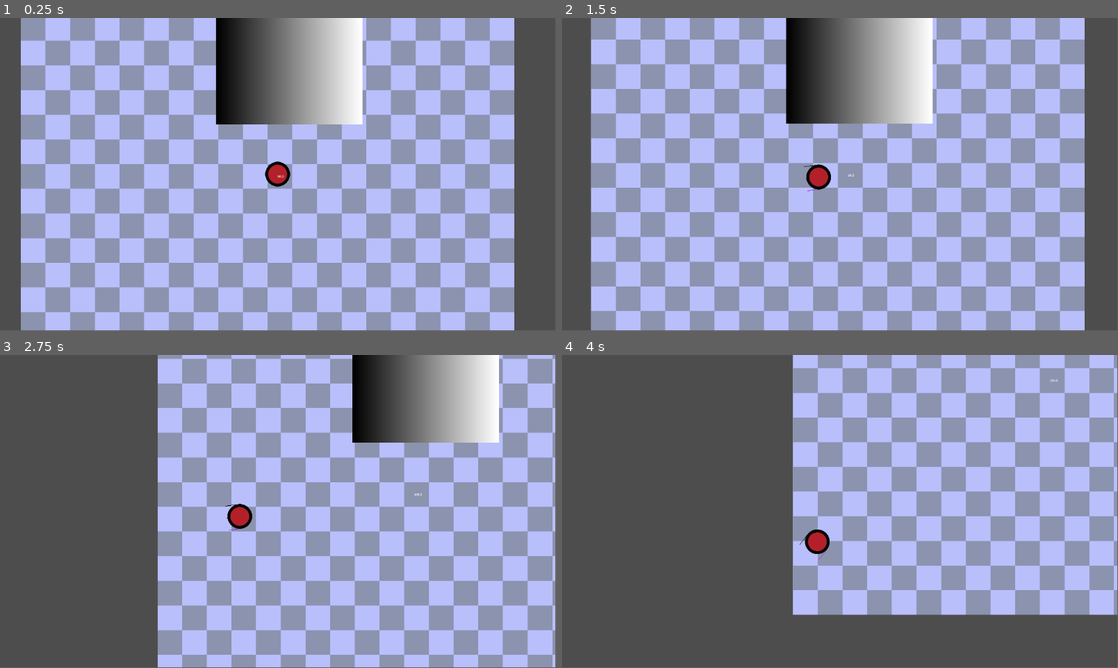
Above: before the commit, frames 1-4 (two rows, left to right).
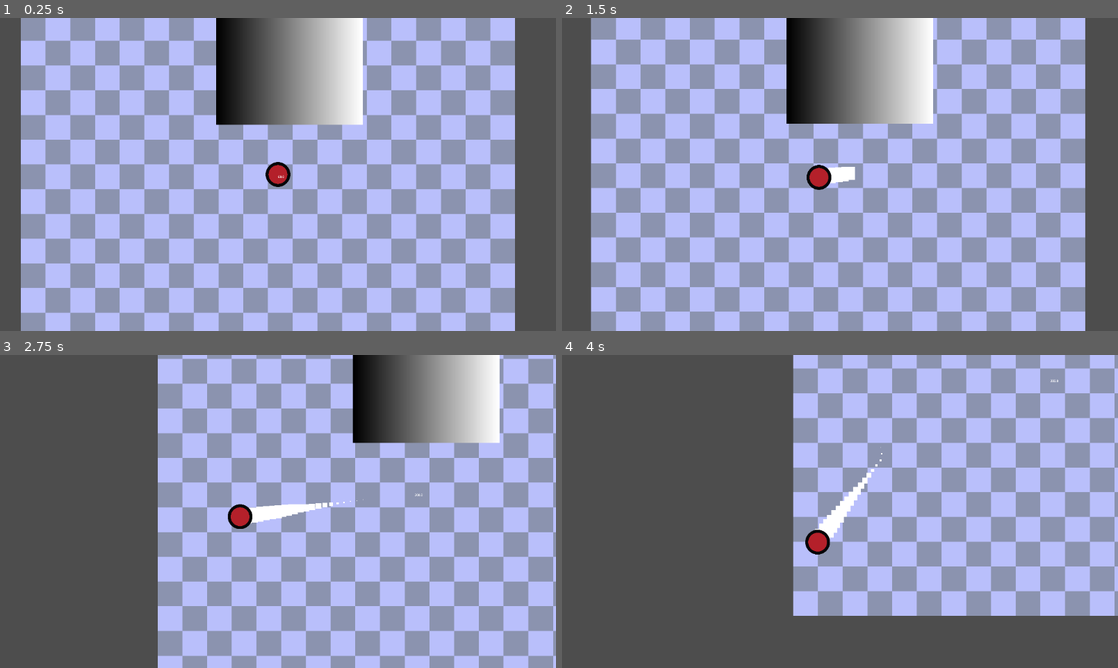
Above: after the commit, the same moments.

Repository: Iviv122/speed-demon
Game: Godot game, scene res://scenes/test.tscn
Same seed, same stepped clock (60 frames per second), same inputs: the game is played once before the commit and once after it.
Inputs (mouse positions are in pixels of both pictures, inside the frame that each line leads up to):
- Up to frame 1 (0.25 s): no input
- Up to frame 2 (1.5 s): tap Enter at 0.5 s; move the mouse to (962, 158) at 0.52 s; press the mouse at (962, 158) at 0.53 s; hold Right 0.53-1.28 s; tap Space at 1.25 s; move the mouse to (728, 190) at 1.27 s; release the mouse at (728, 190) at 1.28 s; hold Down from 1.28 s (still down); click (728, 190) at 1.35 s
- Up to frame 3 (2.75 s): move the mouse to (333, 442) at 2.02 s; release Down at 2.03 s; press the mouse at (333, 442) at 2.03 s; hold Right from 2.03 s (still down); tap Alt at 2.1 s
- Up to frame 4 (4 s): move the mouse to (812, 574) at 2.77 s; release Right at 2.78 s; release the mouse at (812, 574) at 2.78 s; hold Up 2.78-3.53 s; tap Shift at 2.85 s; click (812, 574) at 3.05 s; move the mouse to (1006, 558) at 3.52 s; press the mouse at (1006, 558) at 3.53 s; hold Left from 3.53 s (still down)
In our replay, the window is 799x449 before the commit and 800x450 after it. These sizes can differ from the game's own. Grey fills any space a smaller window leaves; there, only what the larger window draws over its background counts as a difference.

The runs differ from the first frame. In frame 1, 3.3% of the frame differs, in the area x 3-93%, y 0-100%; in frame 2, 3.7%; in frame 3, 4.3%, in the area x 0-100%, y 0-100%; in frame 4, 3.5%.

Commit message:
trail, sadly, regret from two button gameplay

Diff:
--- /dev/null
+++ b/assets/trail.tscn
@@ -0,0 +1,22 @@
+[gd_scene format=3 uid="uid://dicbos1j4vw7u"]
+
+[ext_resource type="Texture2D" uid="uid://7xnf8qmw05b7" path="res://raw_assets/sprites/square.png" id="1_1ydho"]
+
+[sub_resource type="Curve" id="Curve_1ydho"]
+_data = [Vector2(0, 1), 0.0, 0.0, 0, 0, Vector2(1, 0), 0.0, 0.0, 0, 0]
+point_count = 2
+
+[sub_resource type="CurveTexture" id="CurveTexture_btfx8"]
+curve = SubResource("Curve_1ydho")
+
+[sub_resource type="ParticleProcessMaterial" id="ParticleProcessMaterial_btfx8"]
+gravity = Vector3(0, 0, 0)
+scale_min = 0.29999998
+scale_max = 0.29999998
+scale_curve = SubResource("CurveTexture_btfx8")
+
+[node name="Trail" type="GPUParticles2D" unique_id=379838340]
+amount = 24
+texture = ExtResource("1_1ydho")
+lifetime = 0.7
+process_material = SubResource("ParticleProcessMaterial_btfx8")
--- a/objects/player/player_movement.gd
+++ b/objects/player/player_movement.gd
@@ -4,27 +4,41 @@
 @export var speed : float = 450
 @export var player_radius : float = 63
 
+signal died()
 
 var direction : Vector2 = Vector2(0,0)
 var pressed : bool = false
+
+
 var line : Line2D
 
 func _ready():
 	Engine.time_scale = 1
 
 func _input(event):
-	if event.is_action_pressed('m1'):
+
+	if event.is_action_pressed('m1') && !pressed:
+		start_slowmo()
 		pressed = true
-		Engine.time_scale = 0.3
 
-	if event.is_action_released("m1"):
-		direction = (get_global_mouse_position() - global_position).normalized()
+	if event.is_action_released("m1") && pressed:
+		redirect()
 		pressed = false
-		Engine.time_scale = 1
+		end_slowmo()
 
 
+func redirect() -> void:
+	direction = (get_global_mouse_position() - global_position).normalized()
+
+func start_slowmo() -> void:
+	Engine.time_scale = 0.3
+
+func end_slowmo() -> void:
+	Engine.time_scale = 1
+
 func die() -> void:
-	Engine.time_scale = 1
+	end_slowmo()
+	died.emit()
 
 func is_collide() -> void:
 	var space_state = get_world_2d().direct_space_state
@@ -68,26 +82,25 @@
 	is_collide()
 	velocity = direction*speed
 	move_and_slide()
-	queue_redraw()
 
-func _draw():
-	var ray_length = player_radius*1.1
-	var dir = direction.normalized()
+#func _draw():
+#	var ray_length = player_radius*1.1
+#	var dir = direction.normalized()
 
-	var perp = Vector2(-dir.y, dir.x)
+#	var perp = Vector2(-dir.y, dir.x)
 
-	draw_line(
-		Vector2.ZERO,
-		dir * ray_length,
-		Color.RED
-	)
-	draw_line(
-		Vector2.ZERO + perp * player_radius,
-		Vector2.ZERO + perp * player_radius + dir * ray_length,
-		Color.BLACK
-	)
-	draw_line(
-		Vector2.ZERO - perp * player_radius,
-		Vector2.ZERO - perp * player_radius + dir * ray_length,
-		Color.PURPLE
-	)
+#	draw_line(
+#		Vector2.ZERO,
+#		dir * ray_length,
+#		Color.RED
+#	)
+#	draw_line(
+#		Vector2.ZERO + perp * player_radius,
+#		Vector2.ZERO + perp * player_radius + dir * ray_length,
+#		Color.BLACK
+#	)
+#	draw_line(
+#		Vector2.ZERO - perp * player_radius,
+#		Vector2.ZERO - perp * player_radius + dir * ray_length,
+#		Color.PURPLE
+#	)
--- /dev/null
+++ b/objects/player/slowmo_meter.gd
@@ -0,0 +1,2 @@
+extends ProgressBar
+class_name SlowmoMeter
--- a/project.godot
+++ b/project.godot
@@ -18,6 +18,11 @@
 [debug]
 
 settings/stdout/print_fps=true
+
+[display]
+
+window/size/mode=3
+window/stretch/mode="viewport"
 
 [editor]
 
@@ -54,6 +59,11 @@
 "events": [Object(InputEventMouseButton,"resource_local_to_scene":false,"resource_name":"","device":-1,"window_id":0,"a …(253 unchanged characters)…
 ]
 }
+m2={
+"deadzone": 0.2,
+"events": [Object(InputEventMouseButton,"resource_local_to_scene":false,"resource_name":"","device":-1,"window_id":0,"alt_pressed":false,"shift_pressed":false,"ctrl_pressed":false,"meta_pressed":false,"button_mask":0,"position":Vector2(0, 0),"global_position":Vector2(0, 0),"factor":1.0,"button_index":2,"canceled":false,"pressed":false,"double_click":false,"script":null)
+]
+}
 
 [physics]
 
@@ -62,3 +72,4 @@
 [rendering]
 
 rendering_device/driver.windows="d3d12"
+textures/default_filters/anisotropic_filtering_level=0
--- a/scenes/test.tscn
+++ b/scenes/test.tscn
@@ -5,6 +5,7 @@
 [ext_resource type="Script" uid="uid://c722fksxqbexu" path="res://objects/player/player_movement.gd" id="2_iyx0m"]
 [ext_resource type="Script" uid="uid://b0cu5aqopu7qr" path="res://objects/ui/fpscounter.gd" id="4_74lek"]
 [ext_resource type="Script" uid="uid://wkuhl2e5xc" path="res://objects/camera/cam_follow.gd" id="4_j5jx5"]
+[ext_resource type="PackedScene" uid="uid://dicbos1j4vw7u" path="res://assets/trail.tscn" id="4_lpvoh"]
 
 [sub_resource type="CircleShape2D" id="CircleShape2D_bl13t"]
 radius = 63.0
@@ -30,6 +31,8 @@
 script = ExtResource("2_iyx0m")
 speed = 1000.0
 metadata/_custom_type_script = "uid://c722fksxqbexu"
+
+[node name="Trail" parent="Player" unique_id=379838340 instance=ExtResource("4_lpvoh")]
 
 [node name="Sprite2D" type="Sprite2D" parent="Player" unique_id=1958564198]
 texture = ExtResource("1_errlg")
@@ -59,3 +62,7 @@
 [node name="Sprite2D" type="Sprite2D" parent="StaticBody2D" unique_id=970807906]
 scale = Vector2(11.875, 9.5625)
 texture = SubResource("GradientTexture2D_lpvoh")
+
+[node name="TextureProgressBar" type="TextureProgressBar" parent="." unique_id=243650465]
+offset_right = 40.0
+offset_bottom = 40.0
Not shown, added: objects/player/slowmo_meter.gd.uid
Binary file added: raw_assets/sprites/square.png
Not shown, added: raw_assets/sprites/square.png.import
